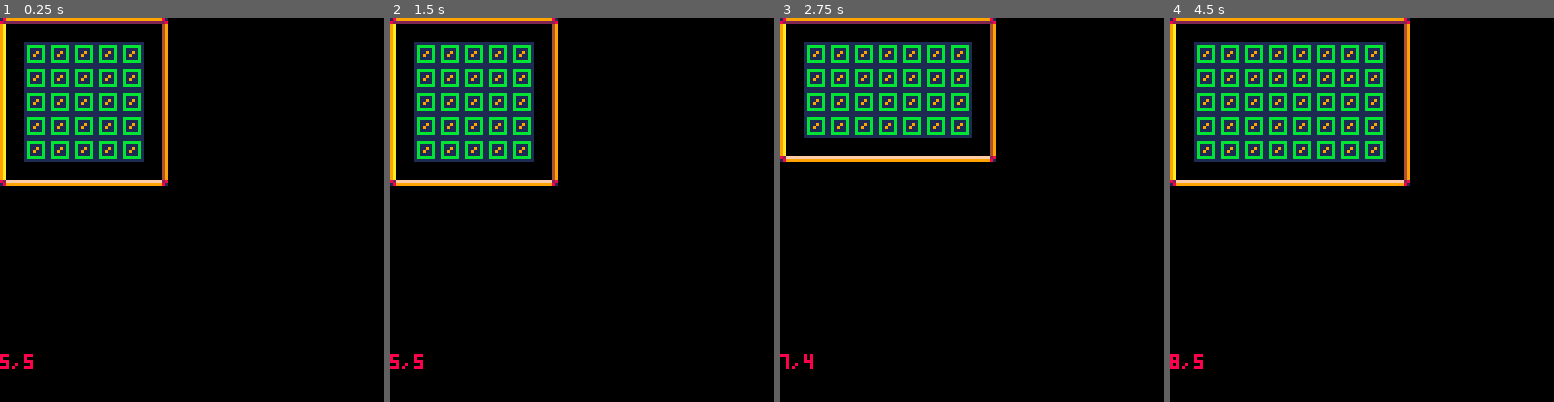
Above: before the commit, frames 1-4 (left to right).
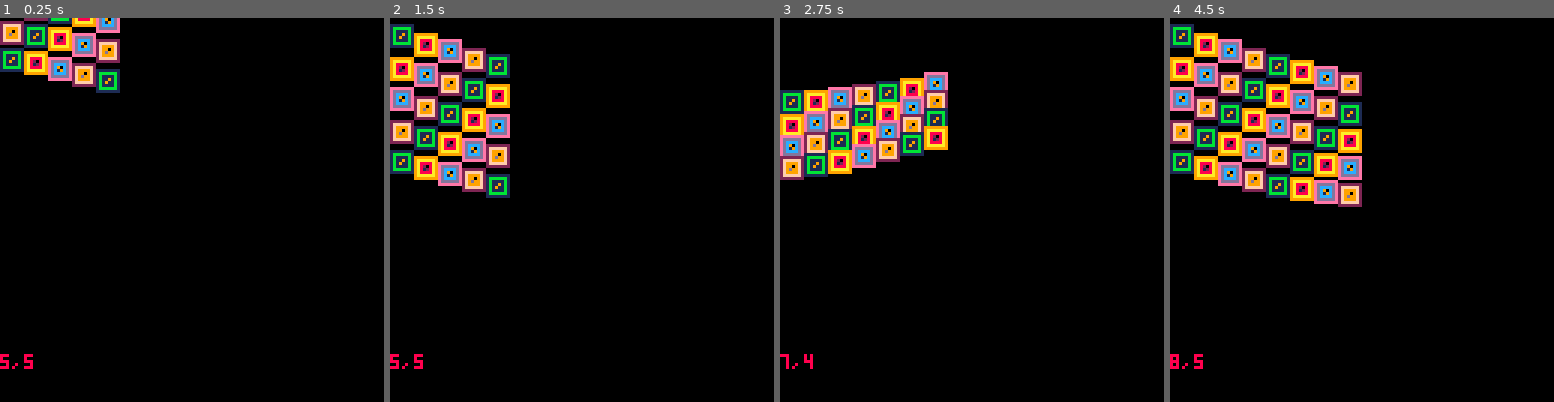
Above: after the commit, the same moments.

Repository: tmelot2/pico-8
Game: PICO-8 cartridge synth1.p8
Two runs of this game, one before a commit and one after it. Both use one fixed random seed, a clock stepped at 60 frames per second and the inputs below.
Inputs:
- Up to frame 1 (0.25 s): no input
- Up to frame 2 (1.5 s): tap X (X key) at 0.33, 1.07 s; tap O (Z key) at 0.7 s
- Up to frame 3 (2.75 s): hold Right 1.6-2.1 s; tap O (Z key) at 1.7, 2.1, 2.5 s; tap X (X key) at 1.85 s; hold Up 2.15-2.42 s; hold Right from 2.47 s (still down)
- Up to frame 4 (4.5 s): tap O (Z key) every 0.4 s from 2.9 to 4.1 s; tap X (X key) at 2.97, 4.08 s; release Right at 3.03 s; hold Left 3.08-3.58 s; hold Down 3.63-3.97 s; hold Right from 4.02 s (still down)

The runs differ from the first frame. In frame 1, 14% of the frame differs, in the area x 0-44%, y 0-44%; in frame 2, 14%; in frame 3, 16%; in frame 4, 22%, in the area x 0-63%, y 0-50%.

Commit message:
Redo board structure

Diff:
--- a/synth1.p8
+++ b/synth1.p8
@@ -11,27 +11,53 @@
 screenwidth = 128
 screenheight = 128
 
+bw=5 bh=5
+board={}
+button=0
+t=0
+
 -- board
-bx=0 by=0
-bw=5 bh=5 -- inner, ignoring border
+function new_board(x,y,w,h)
+	local b={
+		x=x, y=y, -- draw coords
+		w=w, h=h  -- game board dimensions in tiles
+	}
+	b.pad=3
+	b.width_px=8*w
+	b.height_px=8*h
 
-button=0
+	return b
+end
+
+function draw_board(b)
+	tw=8 th=8
+	for i=0, b.w-1 do
+		for j=0, b.h-1 do
+			-- spr((j+i)%4+1, b.x+tw*i, b.y+th*j)
+			spr((j+i)%4+1, b.x+tw*i, b.y+th*j+25*sin(2*(t+i+j)/120))
+		end
+	end
+	-- rect(b.x, b.y, b.x+b.width_px-1, b.y+b.height_px-1, 7)
+end
 
 -- main
 function _init()
+	board = new_board(0,0,5,5)
 end
 
 function _update60()
 	input()
+	t+=1
 end
 
 function _draw()
 	cls(0)
-	print(button, 12, 12)
-	drawborder()
-	drawboard()
-	print(bw..','..bh,0,112,8)
+	-- print(button, 12, 12)
+	-- drawborder()
+	-- drawboard()
+	draw_board(board)
 
+	print(board.w..','..board.h,0,112,8)
 end
 
 function drawborder()
@@ -51,22 +77,25 @@
 	end
 end
 
-function drawboard()
-	tw=8 th=8
-	for i=1,bw do
-		for j=1,bh do
-			spr(1,bx+tw*i,by+th*j)
-		end
-	end
-end
-
 
 -- input
 function input()
-	if btnp(0) then bw-=1 end -- l
-	if btnp(1) then bw+=1 end -- r
-	if btnp(2) then bh-=1 end -- u
-	if btnp(3) then bh+=1 end -- d
+	if btnp(0) then -- l
+		bw-=1
+		board=new_board(0,0,bw,bh)
+	end
+	if btnp(1) then -- r
+		bw+=1
+		board=new_board(0,0,bw,bh)
+	end
+	if btnp(2) then -- u
+		bh-=1
+		board=new_board(0,0,bw,bh)
+	end
+	if btnp(3) then -- d
+		bh+=1
+		board=new_board(0,0,bw,bh)
+	end
 	if btn(4) then button='o' end -- o
 	if btn(5) then button='x' end -- x
 	if btn() == 0 then button='' end -- d
